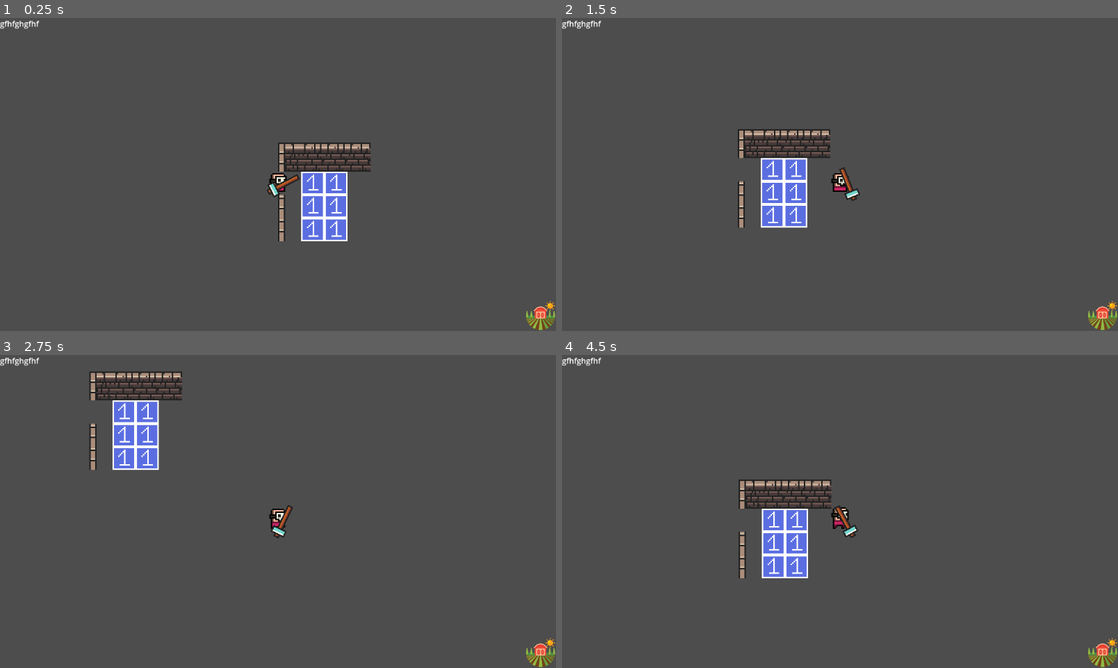
Above: before the commit, frames 1-4 (two rows, left to right).
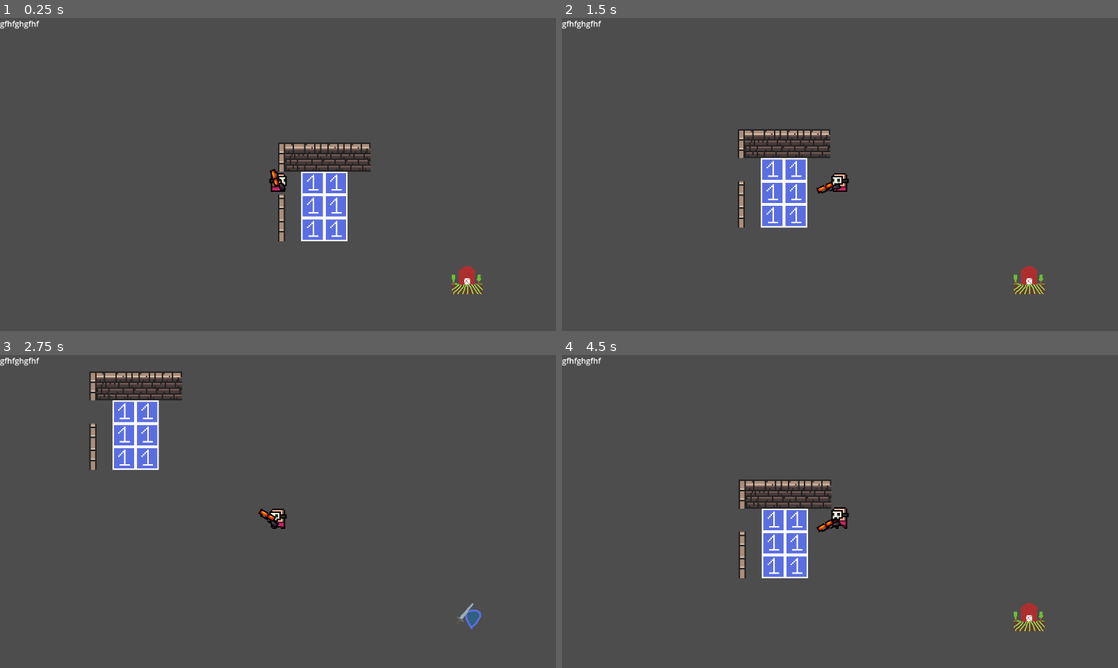
Above: after the commit, the same moments.

Repository: sugarvoid/gargun-valley
Game: Godot game, scene res://game/Game.tscn
Two runs of this game, one before a commit and one after it. Both use one fixed random seed, a clock stepped at 60 frames per second and the inputs below.
Inputs (mouse positions are in pixels of both pictures, inside the frame that each line leads up to):
- Up to frame 1 (0.25 s): no input
- Up to frame 2 (1.5 s): move the mouse to (873, 183) at 0.52 s; hold D (move_right) 0.53-1.28 s; click (873, 183) at 0.6 s; tap E (switch_mode) at 0.8, 1.35 s; move the mouse to (789, 205) at 1.27 s; hold S (move_down) from 1.28 s (still down)
- Up to frame 3 (2.75 s): click (227, 542) at 1.55 s; move the mouse to (205, 483) at 2.02 s; release S (move_down) at 2.03 s; hold D (move_right) from 2.03 s (still down); click (205, 483) at 2.1 s; tap E (switch_mode) at 2.3 s
- Up to frame 4 (4.5 s): move the mouse to (706, 411) at 2.77 s; release D (move_right) at 2.78 s; hold W (move_up) 2.78-3.53 s; tap E (switch_mode) at 2.85, 3.8, 4.35 s; click (706, 411) at 3.05 s; move the mouse to (678, 517) at 3.52 s; hold A (move_left) from 3.53 s (still down); click (678, 517) at 3.6 s; move the mouse to (762, 567) at 4.27 s

The runs differ from the first frame. In frame 1, 0.9% of the frame differs, in the area x 48-100%, y 48-100%; in frame 2, 0.9%; in frame 3, 0.7%; in frame 4, 1.0%, in the area x 45-100%, y 48-100%.

Commit message:
Added play mode toggle and player sprite flip

Diff:
--- a/game/Game.tscn
+++ b/game/Game.tscn
@@ -1,6 +1,7 @@
-[gd_scene load_steps=7 format=3 uid="uid://csd2ek5gbnvvl"]
+[gd_scene load_steps=8 format=3 uid="uid://csd2ek5gbnvvl"]
 
 [ext_resource type="PackedScene" uid="uid://dho6rhw27site" path="res://game/actor/player/Player.tscn" id="1"]
+[ext_resource type="Script" path="res://game/gaem.gd" id="1_1r305"]
 [ext_resource type="PackedScene" uid="uid://cg7xfsj7eivug" path="res://game/interface/hud/HUD.tscn" id="2"]
 [ext_resource type="PackedScene" uid="uid://bpwk1awaauod2" path="res://game/interactive_object/plot/Plot.tscn" id="3"]
 [ext_resource type="Texture2D" uid="uid://ojgqpd6m400i" path="res://tiltmap.png" id="4"]
@@ -230,6 +231,9 @@
 sources/0 = SubResource("TileSetAtlasSource_qsgng")
 
 [node name="Game" type="Node2D"]
+script = ExtResource("1_1r305")
+
+[node name="HUD" parent="." instance=ExtResource("2")]
 
 [node name="TileMap" type="TileMap" parent="."]
 position = Vector2(0, -2)
@@ -258,5 +262,3 @@
 position = Vector2(40, 38)
 
 [node name="Player" parent="." instance=ExtResource("1")]
-
-[node name="HUD" parent="." instance=ExtResource("2")]
--- a/game/actor/player/Player.tscn
+++ b/game/actor/player/Player.tscn
@@ -1,8 +1,8 @@
-[gd_scene load_steps=10 format=3 uid="uid://dho6rhw27site"]
+[gd_scene load_steps=8 format=3 uid="uid://dho6rhw27site"]
 
 [ext_resource type="Texture2D" uid="uid://bfy8s8103b5ch" path="res://game/actor/player/sprite.png" id="1"]
-[ext_resource type="Texture2D" uid="uid://btao572nss4du" path="res://weapon_hammer.png" id="2"]
 [ext_resource type="Script" path="res://game/actor/player/player.gd" id="3"]
+[ext_resource type="PackedScene" uid="uid://conf56y7otb81" path="res://game/weapon/Weapon.tscn" id="3_hf05t"]
 
 [sub_resource type="Animation" id="2"]
 resource_name = "idle"
@@ -30,26 +30,6 @@
 radius = 4.0
 height = 8.0
 
-[sub_resource type="Animation" id="4"]
-resource_name = "swing"
-tracks/0/type = "value"
-tracks/0/imported = false
-tracks/0/enabled = true
-tracks/0/path = NodePath(".:position")
-tracks/0/interp = 1
-tracks/0/loop_wrap = true
-tracks/0/keys = {
-"times": PackedFloat32Array(0, 0.2, 1),
-"transitions": PackedFloat32Array(1, 1, 1),
-"update": 0,
-"values": [Vector2(0, 0), Vector2(8.128, -1.414), Vector2(0, 0)]
-}
-
-[sub_resource type="AnimationLibrary" id="AnimationLibrary_b6b72"]
-_data = {
-"swing": SubResource("4")
-}
-
 [sub_resource type="RectangleShape2D" id="5"]
 size = Vector2(15, 14)
 
@@ -73,16 +53,9 @@
 frame = 6
 
 [node name="Hand" type="Position2D" parent="Sprite"]
-position = Vector2(3.623, 6.993)
+position = Vector2(2.542, 8.523)
 
-[node name="Weapon" type="Sprite2D" parent="Sprite/Hand"]
-scale = Vector2(1, 0.992688)
-texture = ExtResource("2")
-
-[node name="AnimationPlayer" type="AnimationPlayer" parent="Sprite/Hand/Weapon"]
-libraries = {
-"": SubResource("AnimationLibrary_b6b72")
-}
+[node name="Weapon" parent="Sprite/Hand" instance=ExtResource("3_hf05t")]
 
 [node name="InteractionArea" type="Area2D" parent="."]
 
--- a/game/actor/player/player.gd
+++ b/game/actor/player/player.gd
@@ -7,6 +7,7 @@
 
 var click_recharge_time: float = 2.0
 var can_click: bool = true
+var is_facing_right: bool = true
 
 @onready var animation_player: AnimationPlayer = get_node("AnimationPlayer")
 
@@ -14,6 +15,7 @@
 @export var acceleration = 0.1
 
 signal is_over_crop
+signal on_play_mode_toggle
 
 func _ready() -> void:
 	self.animation_player.play("idle")
@@ -21,33 +23,37 @@
 
 
 
-func get_input():
-	var input = Vector2()
-	if Input.is_action_pressed('move_right'):
-
-		input.x += 1
-	if Input.is_action_pressed('move_left'):
-
-		input.x -= 1
-	if Input.is_action_pressed('move_down'):
-		input.y += 1
-	if Input.is_action_pressed('move_up'):
-		input.y -= 1
+func _get_input():
+	var input: Vector2 = Vector2(
+		Input.get_action_strength("move_right") - Input.get_action_strength("move_left"),
+		Input.get_action_strength("move_down") - Input.get_action_strength("move_up")
+	)
 	return input
 
 func _physics_process(delta):
-	var direction = get_input()
+	_handle_mode()
+	self.flip(get_local_mouse_position())
 	$InteractionArea.monitoring = self.can_click
 	$Sprite/Hand/Weapon.look_at(get_global_mouse_position())
+	_move(_get_input())
+
+
+func _move(direction: Vector2) -> void:
 	if direction.length() > 0:
 		velocity = velocity.lerp(direction.normalized() * move_speed, acceleration)
 	else:
 		velocity = velocity.lerp(Vector2.ZERO, friction)
 	move_and_slide()
 
-
-
-
+func flip(object_loc: Vector2):
+	if object_loc.x < 0:
+		if is_facing_right:
+			scale.x = -1
+			is_facing_right = false
+	else:
+		if not is_facing_right:
+			scale.x = 1
+			is_facing_right = true
 
 
 #########///////////////
@@ -71,10 +77,10 @@
 func _unhandled_input(event: InputEvent) -> void:
 	if event.is_action_released("click"):
 		if can_click:
-			$Sprite/Hand/Weapon/AnimationPlayer.play("swing")
 			can_click = false
 			$ClickTimer.start(self.click_recharge_time)
 	if event.is_action_released("switch_mode"):
+		emit_signal("on_play_mode_toggle")
 		Global.toggle_player_mode()
 
 func _on_InteractionArea_area_entered(area: InteractiveObject) -> void:
--- /dev/null
+++ b/game/gaem.gd
@@ -0,0 +1,13 @@
+extends Node2D
+
+@onready var hud: CanvasLayer = get_node("HUD")
+# Called when the node enters the scene tree for the first time.
+func _ready() -> void:
+	$Player.on_play_mode_toggle.connect(_toggle_mode_icon)
+
+func _toggle_mode_icon():
+	hud.toggle_icon()
+
+# Called every frame. 'delta' is the elapsed time since the previous frame.
+func _process(delta: float) -> void:
+	pass
--- a/game/interactive_object/plot/plot.gd
+++ b/game/interactive_object/plot/plot.gd
@@ -8,5 +8,6 @@
 @export var days_growing: int
 
 
+
 func _do_action() -> void:
 	print("I have been alive %s days." % self.days_growing)
--- a/game/interface/hud/HUD.tscn
+++ b/game/interface/hud/HUD.tscn
@@ -1,7 +1,7 @@
 [gd_scene load_steps=3 format=3 uid="uid://cg7xfsj7eivug"]
 
 [ext_resource type="Script" path="res://game/interface/hud/hud.gd" id="1"]
-[ext_resource type="Texture2D" uid="uid://b0lmy6gbdqtcy" path="res://game/interface/icons8-farm-64.png" id="2"]
+[ext_resource type="Texture2D" uid="uid://baurpvtj787se" path="res://game/interface/play_mode_icon.png" id="2_ie4bn"]
 
 [node name="HUD" type="CanvasLayer"]
 script = ExtResource("1")
@@ -11,11 +11,7 @@
 offset_bottom = 26.0
 text = "gfhfghgfhf"
 
-[node name="TextureRect" type="TextureRect" parent="."]
-anchor_left = 1.0
-anchor_top = 1.0
-anchor_right = 1.0
-anchor_bottom = 1.0
-offset_left = -64.0
-offset_top = -64.0
-texture = ExtResource("2")
+[node name="PlayModeIcon" type="Sprite2D" parent="."]
+position = Vector2(968, 540)
+texture = ExtResource("2_ie4bn")
+hframes = 2
--- a/game/interface/hud/hud.gd
+++ b/game/interface/hud/hud.gd
@@ -1,17 +1,9 @@
 extends CanvasLayer
 
+var playmode_icon_frame = 0
 
-# Declare member variables here. Examples:
-# var a = 2
-# var b = "text"
 @onready var time_label: Label = get_node("TimeLabel")
 
-
-# Called when the node enters the scene tree for the first time.
-func _ready():
-	pass # Replace with function body.
-
-
-# Called every frame. 'delta' is the elapsed time since the previous frame.
-#func _process(delta):
-#	pass
+func toggle_icon() -> void:
+	###playmode_icon_frame = 1 - playmode_icon_frame #Toggles between 1 and 0
+	$PlayModeIcon.frame = 1 - $PlayModeIcon.frame
--- /dev/null
+++ b/game/weapon/Weapon.tscn
@@ -0,0 +1,10 @@
+[gd_scene load_steps=2 format=3 uid="uid://conf56y7otb81"]
+
+[ext_resource type="Texture2D" uid="uid://dm77xn2iq8v7s" path="res://game/weapon/new_one_1.png" id="1_474yd"]
+
+[node name="Weapon" type="Sprite2D"]
+scale = Vector2(1, 0.992688)
+texture = ExtResource("1_474yd")
+offset = Vector2(5.179, -1.285)
+region_enabled = true
+region_rect = Rect2(137, 2, 16, 7)
Binary file added: game/interface/play_mode_icon.png
Not shown, added: game/interface/play_mode_icon.png.import
Binary file added: game/weapon/new_one_1.png
Not shown, added: game/weapon/new_one_1.png.import
